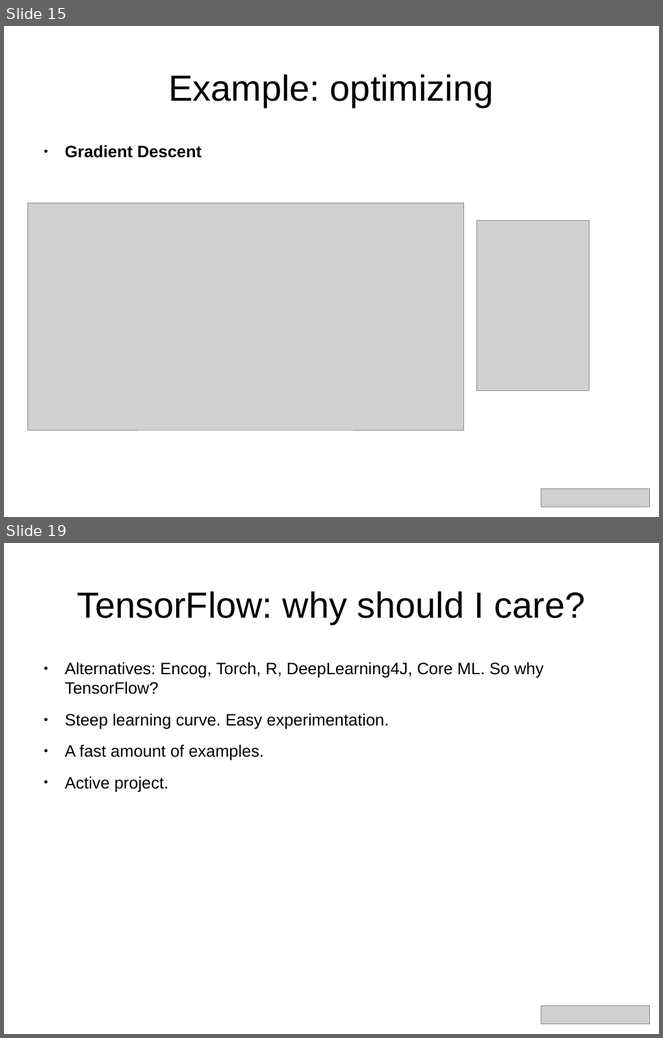
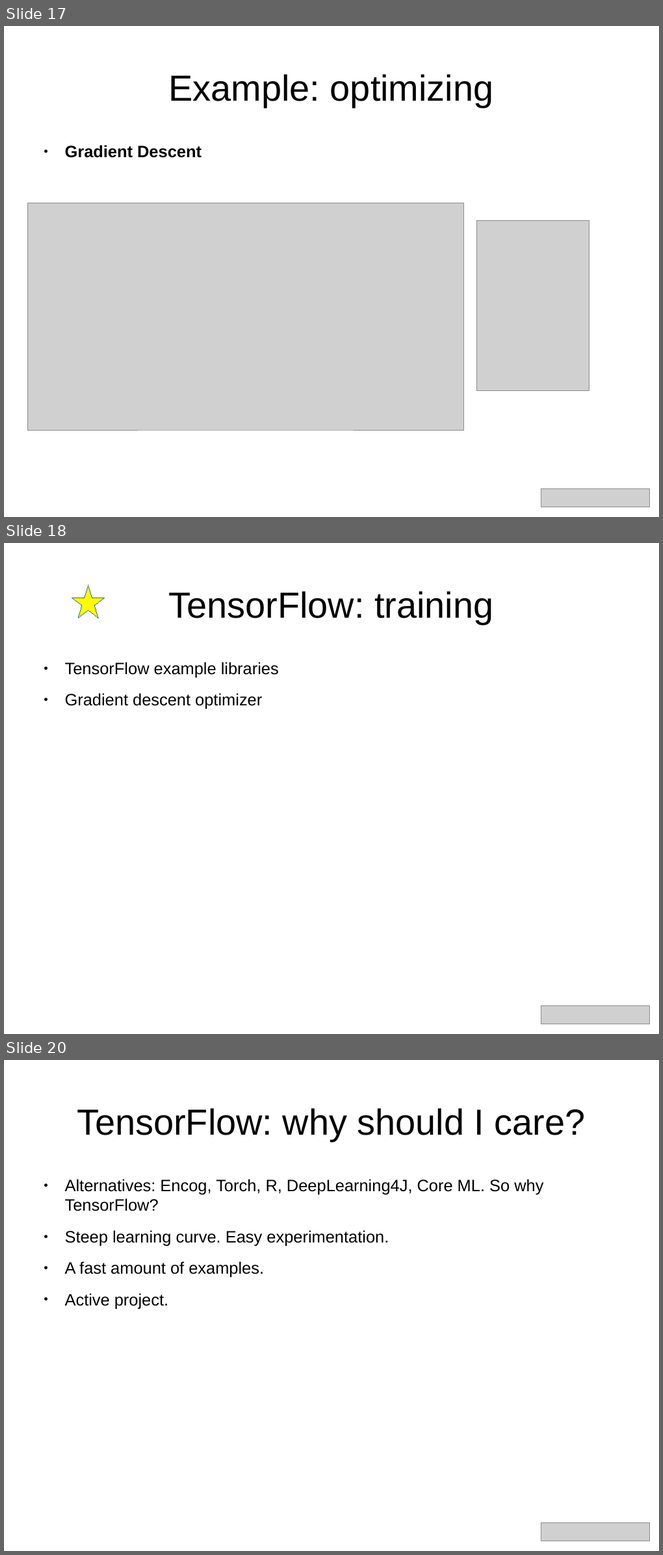
Before and after one commit to aoldemeier/an-introduction-to-tensorflow, a slide deck: slides-english.odp. Shown one above the other, each under a label of ours: slides 15 and 19 before the commit, slides 17, 18 and 20 after it; the slides between them are not shown. The pictures are 663x1038 and 663x1555 pixels, drawn with LibreOffice and Linux fonts; fonts in the diff are those of the drawing; grey boxes stand for pictures. Boxes give left, top, right and bottom in pixels: in the first picture for what was removed or moved away, otherwise in the second. Text is boxed around its words. In the diff, an @@ line names an element or a change of style, - is before the commit and + after.

```diff
--- a/slides-english.odp
+++ b/slides-english.odp
@@ slide 18 added at bbox=[4, 543, 659, 1034], background #FFFFFF @@
@@ star added at bbox=[72, 585, 105, 618], fill #FFFF00, outline #3465A4 0 pt @@
@@ title added at bbox=[169, 591, 493, 624], 44 pt, text #000000 @@
+TensorFlow: training
@@ text added at bbox=[65, 662, 279, 709], 20 pt, text #000000 @@
+● TensorFlow example libraries
+● Gradient descent optimizer
@@ picture added at bbox=[542, 1006, 650, 1024] @@
@@ what was slide 15 is now slide 17 @@
@@ what was slide 19 is now slide 20 @@
```
Also in this commit, not shown: 4 slides changed, 1 other slide added, 1 slide removed.
